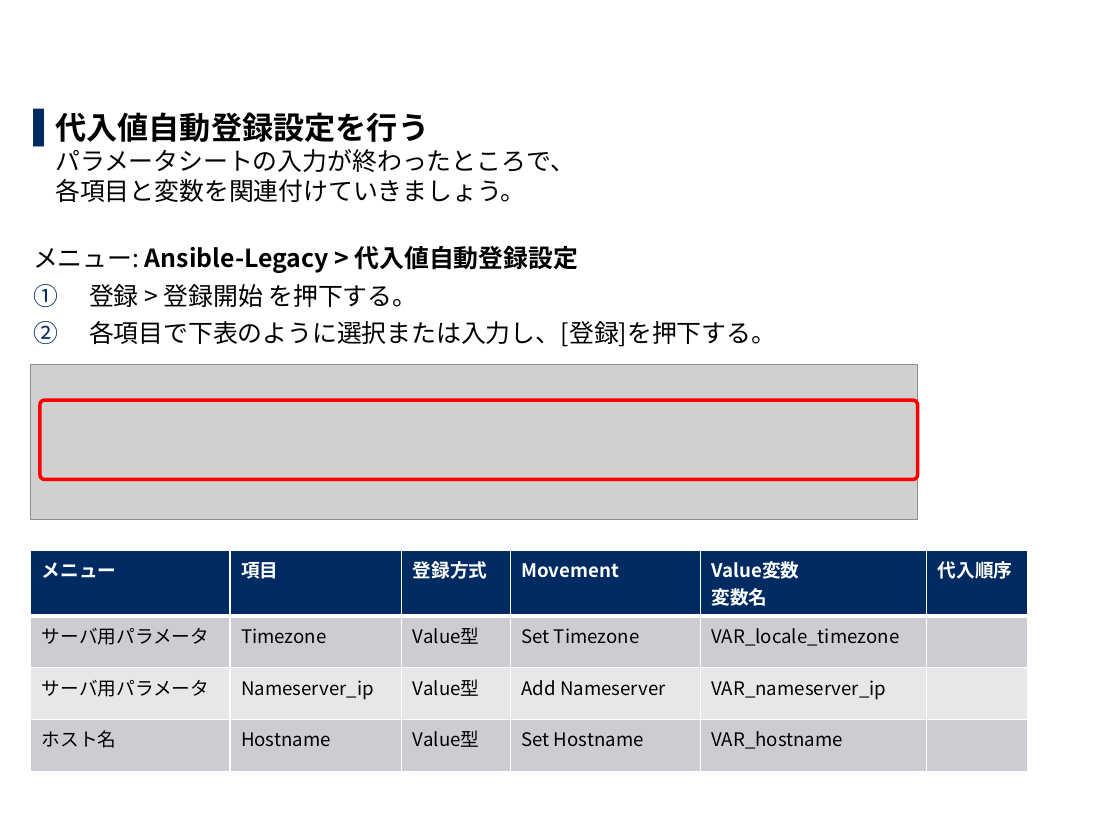
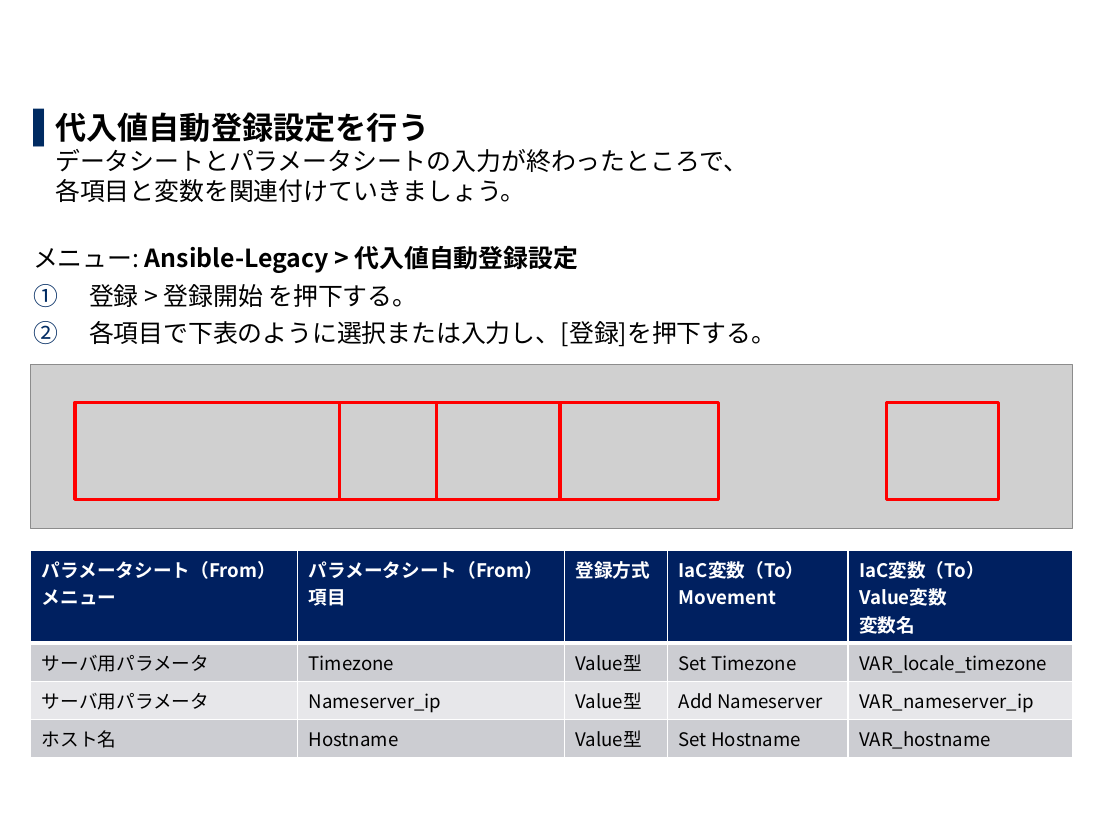
Before and after one commit to exastro-suite/it-automation-docs, a slide deck: slide 29 of asset/Learn_ja/ITA-hg-ps_practice_ja.pptx (slide 31 before the commit). Drawn at 1120x840 pixels with LibreOffice and Linux fonts; fonts in the diff are those of the drawing; grey boxes stand for pictures; background and template pictures are left out. Boxes give left, top, right and bottom in pixels: in the first picture for what was removed or moved away, otherwise in the second. Text is boxed around its words. In the diff, an @@ line names an element or a change of style, - is before the commit and + after.

```diff
--- a/asset/Learn_ja/ITA-hg-ps_practice_ja.pptx
+++ b/asset/Learn_ja/ITA-hg-ps_practice_ja.pptx
@@ text at box(55, 112, 748, 202): text changed @@
-▌ 代入値自動登録設定を行う
-  パラメータシートの入力が終わったところで、
-  各項目と変数を関連付けていきましょう。
+▌ 代入値自動登録設定を行う
+  データシートとパラメータシートの入力が終わったところで、
+  各項目と変数を関連付けていきましょう。
@@ picture: place and size @@
-picture at box(30, 365, 917, 520)
+picture at box(30, 365, 1072, 529)
@@ rounded rectangle removed at box(40, 400, 918, 479) @@
@@ rectangle added at box(75, 402, 339, 500), outline #FF0000 2.25 pt @@
@@ rectangle added at box(339, 402, 437, 500), outline #FF0000 2.25 pt @@
@@ rectangle added at box(437, 402, 560, 500), outline #FF0000 2.25 pt @@
@@ rectangle added at box(560, 402, 719, 500), outline #FF0000 2.25 pt @@
@@ rectangle added at box(886, 402, 998, 500), outline #FF0000 2.25 pt @@
@@ table at box(30, 551, 1071, 753) @@
-column 1, row 1: メニュー
+column 1, row 1: パラメータシート（From） / メニュー
-column 2, row 1: 項目
+column 2, row 1: パラメータシート（From） / 項目
-column 4: Movement | Set Timezone | Add Nameserver | Set Hostname
-column 5: Value変数 変数名 | VAR_locale_timezone | VAR_nameserver_ip | VAR_hostname
-column 6: 代入順序 |  |  | 
+column 4: IaC変数（To） / Movement | Set Timezone | Add Nameserver | Set Hostname
+column 5: IaC変数（To） / Value変数 変数名 | VAR_locale_timezone | VAR_nameserver_ip | VAR_hostname
@@ table: place and size @@
-table at box(30, 551, 1028, 753)
+table at box(30, 551, 1071, 753)
```
Also in this commit, not shown: 36 other slides changed, 2 slides added, 3 slides removed, 1 other file.
